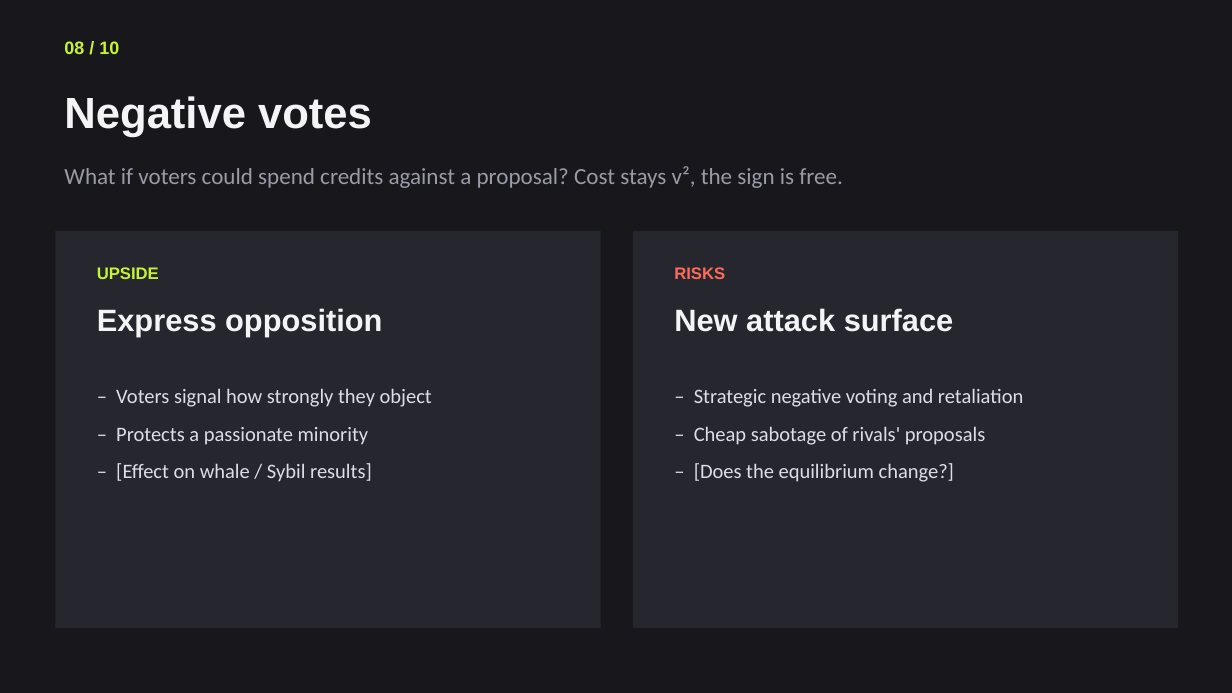
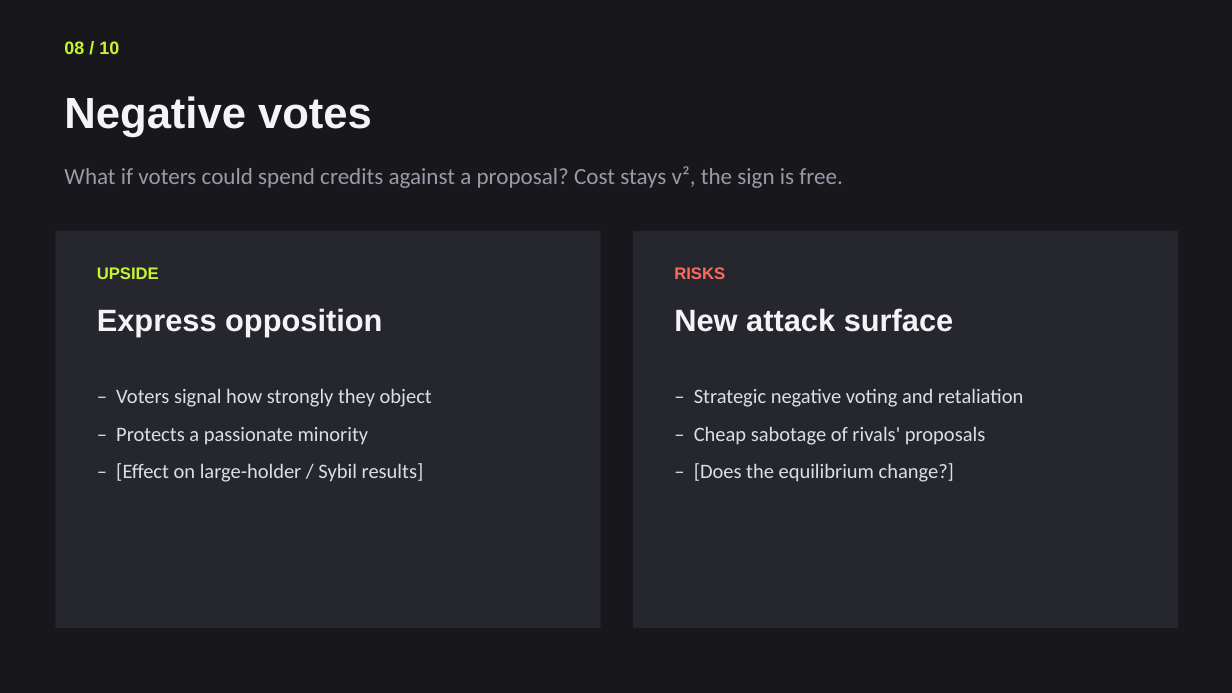
Before and after one commit to Jeanmauratille/quadratic_voting, a slide deck: slide 8 of final_project_outline.pptx. Drawn at 1232x693 pixels with LibreOffice and Linux fonts; fonts in the diff are those of the drawing. Boxes give left, top, right and bottom in pixels: in the first picture for what was removed or moved away, otherwise in the second. Text is boxed around its words. In the diff, an @@ line names an element or a change of style, - is before the commit and + after.

```diff
--- a/final_project_outline.pptx
+++ b/final_project_outline.pptx
@@ text at bbox=[116, 463, 424, 482]: text changed @@
-– [Effect on whale / Sybil results]
+– [Effect on large-holder / Sybil results]
```
Also in this commit, not shown: 4 other slides changed, 4 slides added, 4 slides removed, 3 other files.
